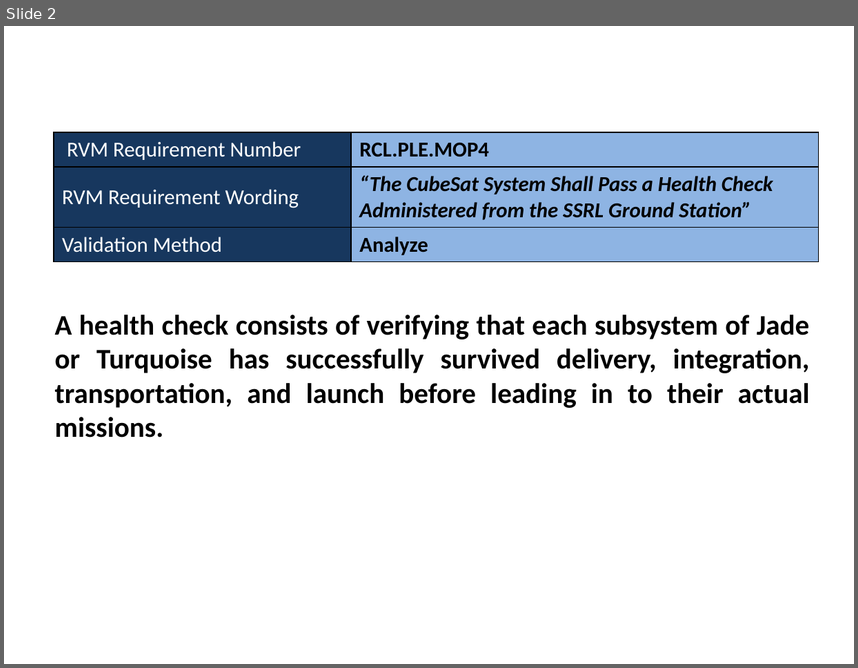
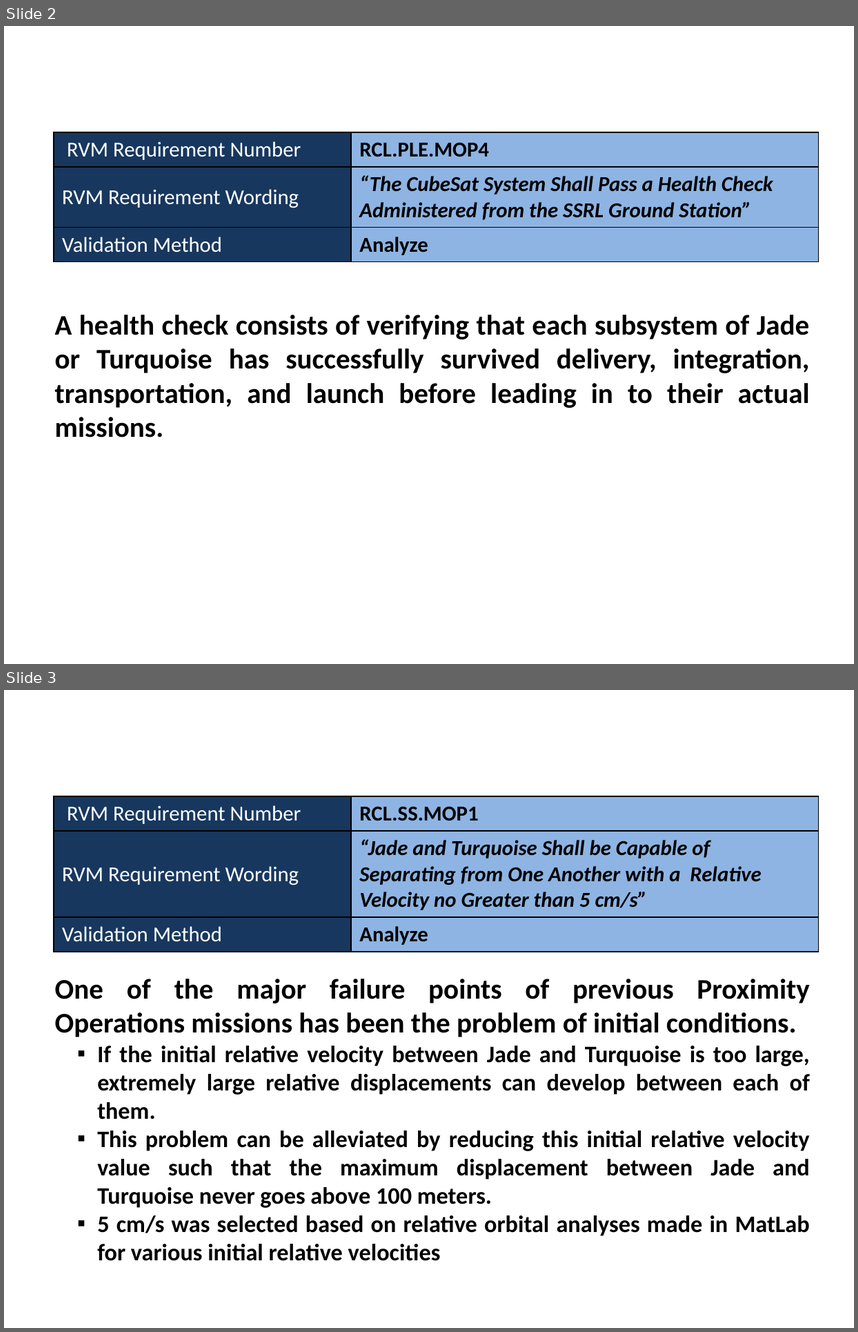
Before and after one commit to RascalSeniorDesign/Preliminary-Design, a slide deck: CMQA/Presentations/Tom Slides/Tom Slides.pptx. Shown one above the other, each under a label of ours: slide 2 before the commit, slides 2 and 3 after it. The pictures are 858x668 and 858x1332 pixels, drawn with LibreOffice and Linux fonts; fonts in the diff are those of the drawing. Boxes give left, top, right and bottom in pixels: in the first picture for what was removed or moved away, otherwise in the second. Text is boxed around its words. In the diff, an @@ line names an element or a change of style, - is before the commit and + after.

Commit message:
Added requirement RCL.SS.MOP1

```diff
--- a/CMQA/Presentations/Tom Slides/Tom Slides.pptx
+++ b/CMQA/Presentations/Tom Slides/Tom Slides.pptx
@@ slide 3 added at box(4, 690, 854, 1328), background #FFFFFF @@
@@ table added at box(53, 796, 818, 950), 3 rows, 2 columns @@
+RVM Requirement Number | RCL.SS.MOP1
+RVM Requirement Wording | “Jade and Turquoise Shall be Capable of Separating from One Another with a Relative Velocity no Greater than 5 cm/s”
+Validation Method | Analyze
@@ text added at box(55, 978, 810, 1261), 20 pt, text #000000, bold @@
+One of the major failure points of previous Proximity Operations missions has been the problem of initial conditions.
+  ▪ If the initial relative velocity between Jade and Turquoise is too large, extremely large relative displacements can develop between each of them.
+  ▪ This problem can be alleviated by reducing this initial relative velocity value such that the maximum displacement between Jade and Turquoise never goes above 100 meters.
+  ▪ 5 cm/s was selected based on relative orbital analyses made in MatLab for various initial relative velocities
```
Also in this commit, not shown: 1 slide changed, 1 other slide added.
